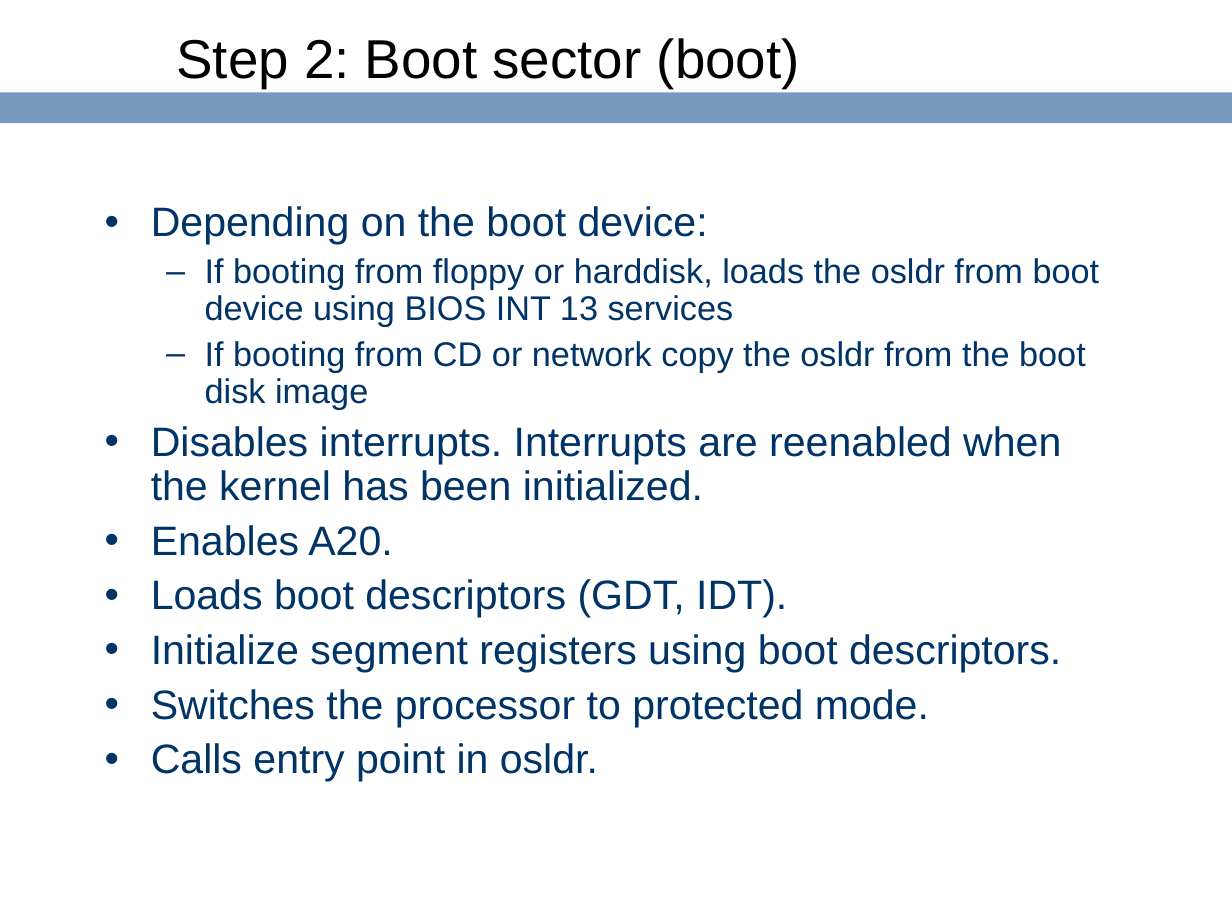
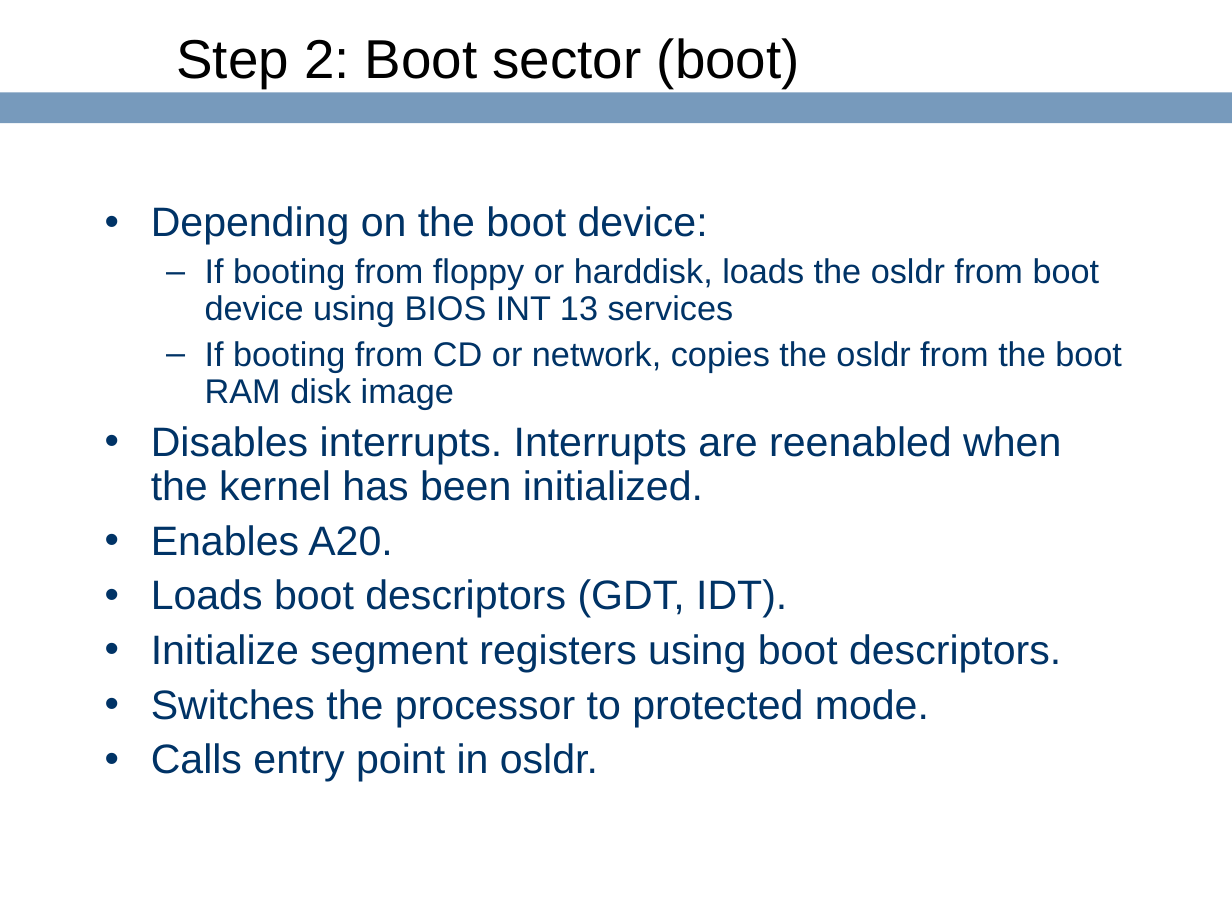
Before and after one commit to ringgaard/sanos, a slide deck: slide 18 of doc/sanostech.ppt. Drawn at 1232x924 pixels with LibreOffice and Linux fonts; fonts in the diff are those of the drawing; background and template pictures are left out. Boxes give left, top, right and bottom in pixels: in the first picture for what was removed or moved away, otherwise in the second. Text is boxed around its words. In the diff, an @@ line names an element or a change of style, - is before the commit and + after.

```diff
--- a/doc/sanostech.ppt
+++ b/doc/sanostech.ppt
@@ text at (x1=205, y1=341, x2=1122, y2=409): text changed @@
-  – If booting from CD or network copy the osldr from the boot disk image
+  – If booting from CD or network, copies the osldr from the boot RAM disk image
```
Also in this commit, not shown: 1 other slide changed.
